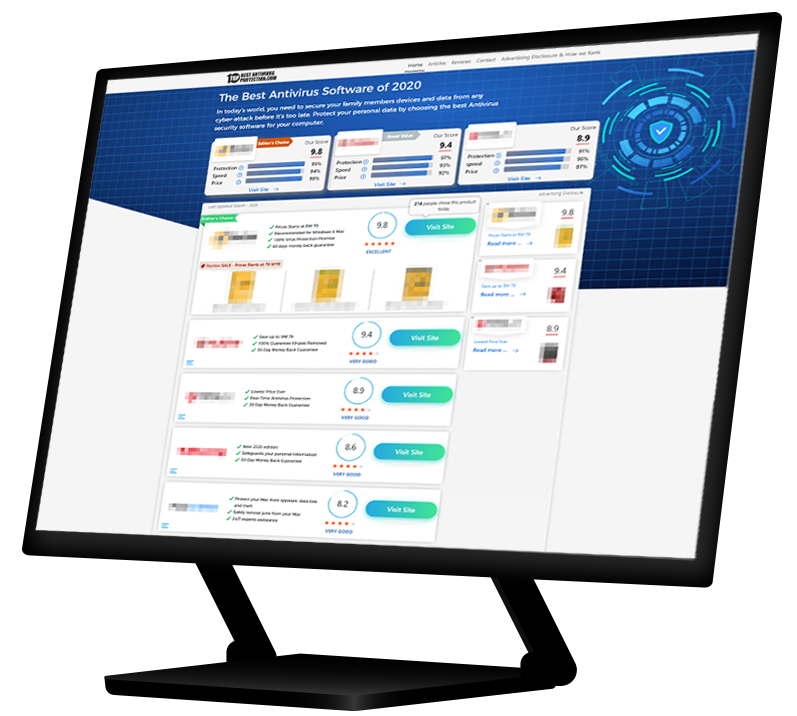
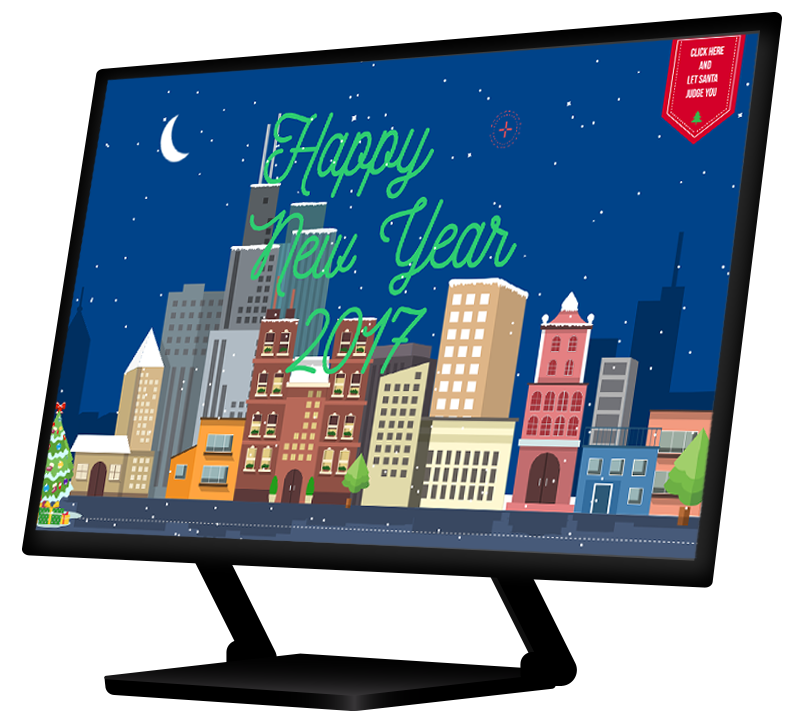
Revision of a layered 797x716 image; what changed, layer by layer:
added layer "Layer 5" above "Rectangle 2" over [35, 32, 760, 560]
added layer "Rectangle 2" above "Rectangle 1" over [35, 355, 130, 535]
added layer "Rectangle 1" above "Layer 4" over [35, 402, 715, 560]
added layer "Layer 4" above "Layer 2" over [54, 32, 758, 415]
